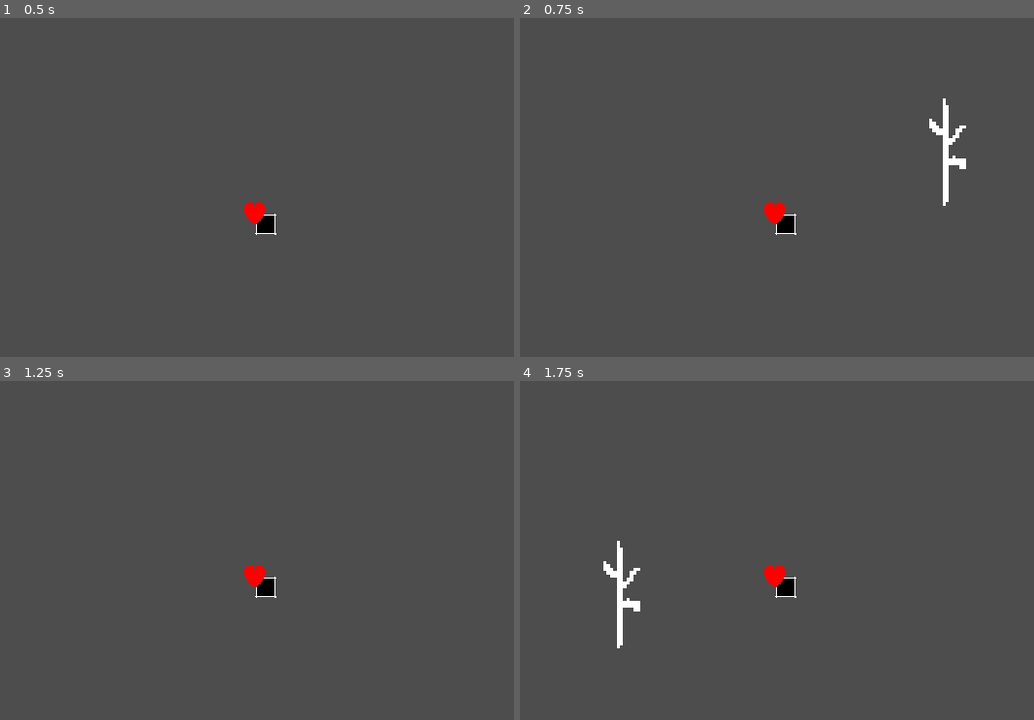
Above: before the commit, frames 1-4 (two rows, left to right).
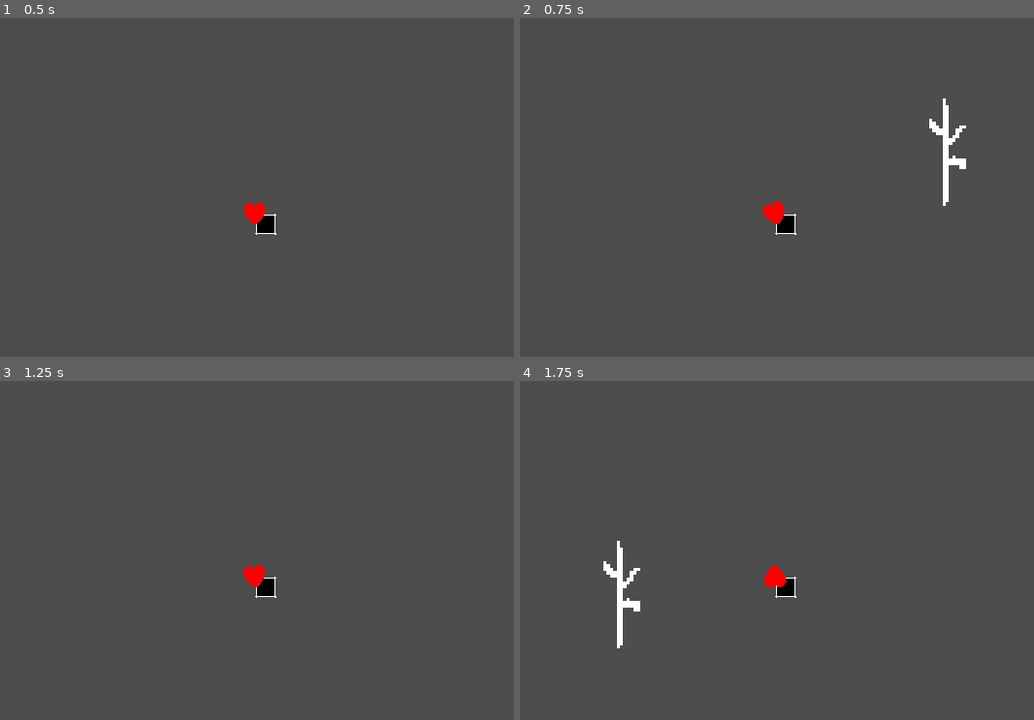
Above: after the commit, the same moments.

Repository: meliyn/be-fighted
Game: Godot game, scene res://src/game.tscn
Same seed, same stepped clock (60 frames per second), same inputs: the game is played once before the commit and once after it.
Inputs (mouse positions are in pixels of both pictures, inside the frame that each line leads up to):
- Up to frame 1 (0.5 s): no input
- Up to frame 2 (0.75 s): tap Enter at 0.5 s; move the mouse to (946, 190) at 0.52 s; press the mouse at (946, 190) at 0.53 s
- Up to frame 3 (1.25 s): no input
- Up to frame 4 (1.75 s): tap Space at 1.25 s; move the mouse to (617, 597) at 1.27 s; release the mouse at (617, 597) at 1.28 s; click (617, 597) at 1.35 s

Frame 1 is identical in both runs. In frame 2, less than 0.1% of the frame differs, in the area x 47-52%, y 54-61%; in frame 3, less than 0.1%; in frame 4, 0.1%, in the area x 47-52%, y 54-62%.

Commit message:
Tryin to move

Diff:
--- a/src/attacks/stick/stick.tscn
+++ b/src/attacks/stick/stick.tscn
@@ -6,7 +6,7 @@
 [sub_resource type="RectangleShape2D" id="RectangleShape2D_3evuq"]
 size = Vector2(10, 160)
 
-[node name="Area2D" type="Area2D"]
+[node name="Stick" type="Area2D" groups=["attack"]]
 script = ExtResource("1_yc2hj")
 
 [node name="CollisionShape2D" type="CollisionShape2D" parent="."]
--- a/src/soul/soul.gd
+++ b/src/soul/soul.gd
@@ -2,6 +2,8 @@
 extends CharacterBody2D
 
 const SPEED = 300.0
+var vector: Vector2
+@onready var tree = get_tree()
 
 
 func _enter_tree():
@@ -13,6 +15,21 @@
 
 
 func _physics_process(_delta):
+	var closest: Node2D = _get_closest_attack()
+	if closest != null:
+		var original_rotation = rotation
+		look_at(closest.position)
 	# velocity.x = SPEED
 
 	move_and_slide()
+
+
+func _get_closest_attack() -> Node2D:
+	var closest: Node2D
+	var closest_distance: float = -1
+	for attack in tree.get_nodes_in_group("attack"):
+		var distance = position.distance_to(attack.position)
+		if closest_distance == -1 or distance < closest_distance:
+			closest = attack
+			closest_distance = distance
+	return closest
